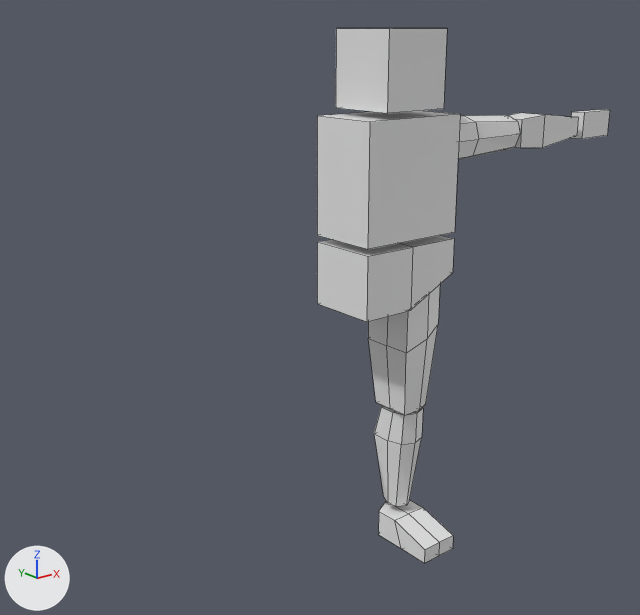
The Blender file basic human model.blend: old version first, new version second.
Camera for both pictures: a camera (50 mm lens) standing at (-10.2, -10.93, 0.21) and looking at (-0.96, 0.62, -4.41). The axes (+X, +Y, +Z) are drawn at lower left. The lights are the same throughout. Mesh edges are drawn as thin lines.

The scene before the commit, as lines of its bpy script (objects in view):
```python
ob_cube_001 = bpy.data.objects.new('Cube.001', me_cube_001)
ob_cube_001.location = (0.0, 0.0, -2.12)
ob_cube_001.scale = (1.0, 0.645, 1.0)
ob_cube_002 = bpy.data.objects.new('Cube.002', me_cube_002)
ob_cube_002.location = (2.07, 0.0, -1.62)
ob_cube_002.scale = (0.924, 0.388, 0.388)
ob_cube_003 = bpy.data.objects.new('Cube.003', me_cube_003)
ob_cube_003.location = (4.02, 0.0, -1.62)
ob_cube_003.scale = (0.924, 0.34, 0.34)
ob_cube_004 = bpy.data.objects.new('Cube.004', me_cube_004)
ob_cube_004.location = (0.0, 0.0, -3.78)
ob_cube_004.scale = (1.0, 0.645, 0.551)
ob_cube_006 = bpy.data.objects.new('Cube.006', me_cube_006)
ob_cube_006.location = (0.57, 0.0, -5.41)
ob_cube_006.scale = (0.502, 0.502, 1.01)
ob_cube_007 = bpy.data.objects.new('Cube.007', me_cube_007)
ob_cube_007.location = (0.57, 0.0, -7.52)
ob_cube_007.scale = (0.379, 0.379, 1.01)
ob_cube_008 = bpy.data.objects.new('Cube.008', me_cube_008)
ob_cube_008.location = (0.57, -0.28, -8.91)
ob_cube_008.scale = (0.379, 0.726, 0.257)
ob_cube_009 = bpy.data.objects.new('Cube.009', me_cube_009)
ob_cube_009.location = (5.52, 0.0, -1.62)
ob_cube_009.scale = (0.383, 0.149, 0.256)
# also in view: 'Cube' at (0.0, 0.0, -0.39)
```
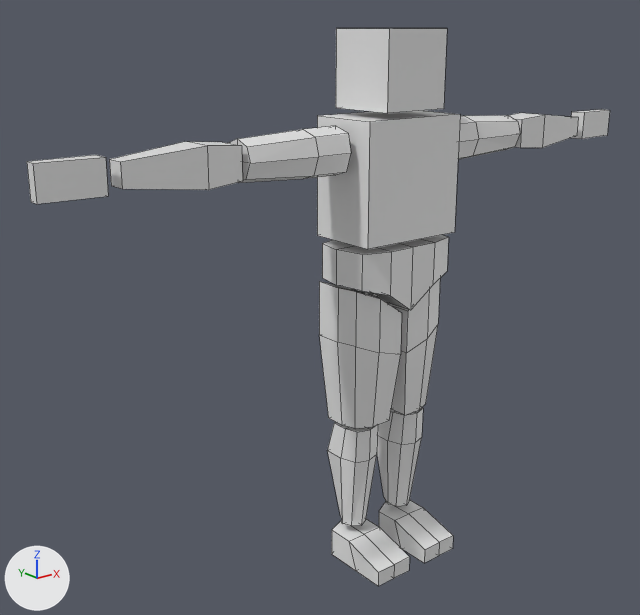
Commit message: 6_IN_BCC Mirror Modifier

Edits to the scene script, one JSON object a line:
```json
{"op": "add", "block": "me_cube_004_1", "code": ["me_cube_004_1 = bpy.data.meshes.new('Cube.004')", "me_cube_004_1.from_pydata([(1.0, 0.79, 1.0), (1.0, 0.79, -0.1), (1.0, -0.79, 1.0), (1.0, -0.79, -0.1), (0.5, -1.02, 1.0), (0.5, 1.02, -0.35), (0.5, 1.02, 1.0), (0.5, -1.02, -0.35), (0.0, 1.0, -1.0), (0.0, -1.0, 1.0), (0.0, -1.0, -1.0), (0.0, 1.0, 1.0), (0.5, 0.0, -0.35), (0.5, 0.0, 1.0), (1.11, 0.0, 1.0), (1.11, 0.0, -0.1), (0.0, 0.0, -1.0), (0.0, 0.0, 1.0)], [], [(6, 11, 17, 13), (16, 12, 7, 10), (8, 11, 6, 5), (12, 15, 3, 7), (15, 14, 2, 3), (5, 6, 0, 1), (3, 2, 4, 7), (14, 13, 4, 2), (7, 4, 9, 10), (13, 17, 9, 4), (0, 6, 13, 14), (1, 0, 14, 15), (5, 1, 15, 12), (8, 5, 12, 16)])", "me_cube_004_1.materials.append(mat_material)  # white #e7e7e7"]}
{"op": "add", "block": "ob_cube_002", "code": "_m = ob_cube_002.modifiers.new('Mirror', 'MIRROR')"}
{"op": "add", "block": "ob_cube_002", "code": "_m.mirror_object = ob_waist"}
{"op": "add", "block": "ob_cube_003", "code": "_m = ob_cube_003.modifiers.new('Mirror', 'MIRROR')"}
{"op": "add", "block": "ob_cube_003", "code": "_m.mirror_object = ob_waist"}
{"op": "remove", "block": "ob_cube_004", "code": ["ob_cube_004 = bpy.data.objects.new('Cube.004', me_cube_004)", "ob_cube_004.location = (0.0, 0.0, -3.78)", "ob_cube_004.scale = (1.0, 0.645, 0.551)"]}
{"op": "set", "path": "ob_cube_006.location", "old": "(0.57, 0.0, -5.41)", "new": "(0.56, 0.02, -5.2)"}
{"op": "add", "block": "ob_cube_006", "code": "_m = ob_cube_006.modifiers.new('Mirror', 'MIRROR')"}
{"op": "add", "block": "ob_cube_006", "code": "_m.mirror_object = ob_waist"}
{"op": "add", "block": "ob_cube_007", "code": "_m = ob_cube_007.modifiers.new('Mirror', 'MIRROR')"}
{"op": "add", "block": "ob_cube_007", "code": "_m.mirror_object = ob_waist"}
{"op": "add", "block": "ob_cube_008", "code": "_m = ob_cube_008.modifiers.new('Mirror', 'MIRROR')"}
{"op": "add", "block": "ob_cube_008", "code": "_m.mirror_object = ob_waist"}
{"op": "add", "block": "ob_cube_009", "code": "_m = ob_cube_009.modifiers.new('Mirror', 'MIRROR')"}
{"op": "add", "block": "ob_cube_009", "code": "_m.mirror_object = ob_waist"}
{"op": "add", "block": "ob_waist", "code": ["ob_waist = bpy.data.objects.new('waist', me_cube_004_1)", "ob_waist.location = (0.0, 0.0, -3.78)", "ob_waist.scale = (1.0, 0.645, 0.551)", "_m = ob_waist.modifiers.new('Mirror', 'MIRROR')"]}
```

What differs and where, as boxes [x1, y1, x2, y2] in the pictures (640 x 615 px):
```json
{"object": "Cube.006", "change": "reshaped, moved, modifiers changed", "before": [368, 285, 440, 415], "after": [319, 279, 440, 429], "on screen": "67% wider, 15% taller"}
{"object": "Cube.004", "change": "deleted", "before": [317, 235, 454, 322]}
{"object": "Cube.002", "change": "modifiers changed, reshaped", "before": [458, 115, 520, 159], "after": [229, 115, 520, 183]}
{"object": "Cube.007", "change": "reshaped, modifiers changed", "before": [374, 406, 423, 506], "after": [327, 408, 423, 526], "on screen": "94% wider, 18% taller"}
{"object": "Cube.003", "change": "modifiers changed, reshaped", "before": [508, 113, 578, 148], "after": [109, 113, 578, 190]}
{"object": "waist", "change": "added", "after": [322, 235, 449, 310]}
{"object": "Cube.008", "change": "reshaped, modifiers changed", "before": [378, 500, 453, 563], "after": [332, 500, 453, 586], "on screen": "61% wider, 36% taller"}
{"object": "Cube.009", "change": "reshaped, modifiers changed", "before": [571, 110, 610, 139], "after": [27, 110, 610, 204], "on screen": "1360% wider, 217% taller"}
```
